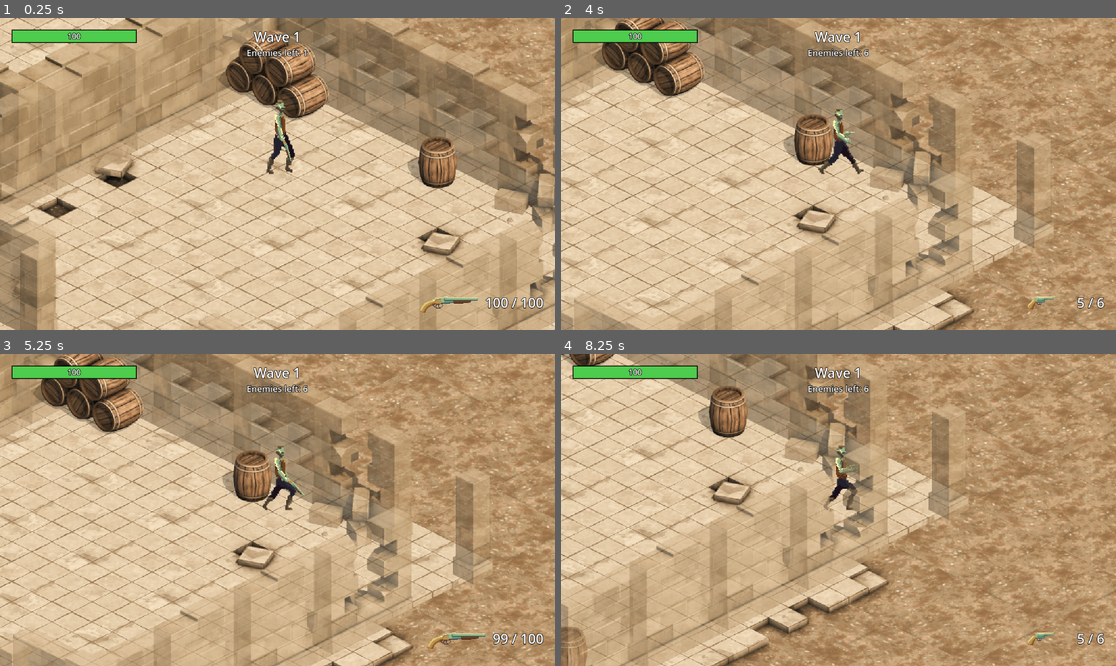
Above: before the commit, frames 1-4 (two rows, left to right).
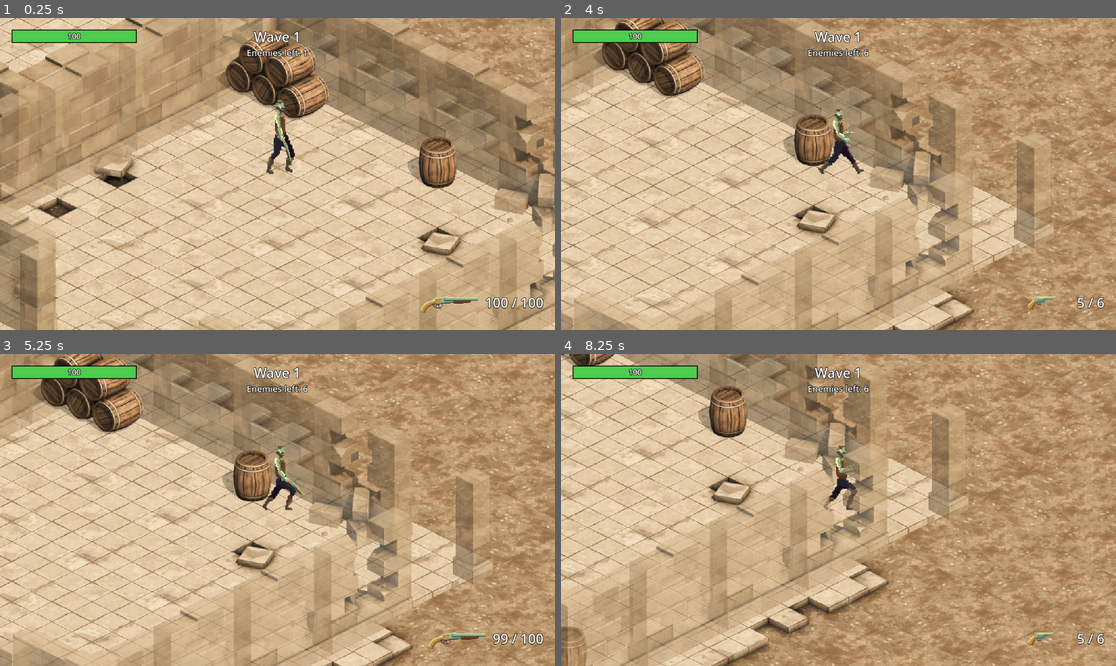
Above: after the commit, the same moments.

Repository: Bienestar-Games/bienestar_games
Game: Godot game, scene res://scenes/main/main.tscn
Two runs of this game, one before a commit and one after it. Both use one fixed random seed, a clock stepped at 60 frames per second and the inputs below.
Inputs (mouse positions are in pixels of both pictures, inside the frame that each line leads up to):
- Up to frame 1 (0.25 s): no input
- Up to frame 2 (4 s): move the mouse to (960, 158) at 0.52 s; hold D (move_right) 0.53-1.28 s; tap F (interact) at 0.6, 1.35, 2.3, 3.05, 3.8 s; move the mouse to (727, 189) at 1.27 s; hold S (move_down) 1.28-2.03 s; move the mouse to (894, 105) at 2.02 s; hold D (move_right) 2.03-2.78 s; click (894, 105) at 2.1 s; move the mouse to (810, 236) at 2.77 s; hold W (move_up) 2.78-3.53 s; tap 1 (weapon_1) at 2.85 s; move the mouse to (1005, 220) at 3.52 s; hold A (move_left) from 3.53 s (still down); tap 2 (weapon_2) at 3.6 s
- Up to frame 3 (5.25 s): move the mouse to (111, 463) at 4.27 s; tap Mouse wheel up (weapon_next) at 4.35 s; tap F (interact) at 4.55, 5.1 s; move the mouse to (305, 510) at 5.02 s; release A (move_left) at 5.03 s; hold S (move_down) from 5.03 s (still down)
- Up to frame 4 (8.25 s): move the mouse to (755, 432) at 5.77 s; release S (move_down) at 5.78 s; hold D (move_right) 5.78-6.53 s; tap F (interact) at 5.85, 6.8, 7.55 s; move the mouse to (960, 494) at 6.52 s; hold W (move_up) 6.53-7.28 s; click (960, 494) at 6.6 s; move the mouse to (727, 525) at 7.27 s; hold D (move_right) 7.28-8.03 s; tap 1 (weapon_1) at 7.35 s; move the mouse to (894, 441) at 8.02 s; hold S (move_down) from 8.03 s (still down); tap 2 (weapon_2) at 8.1 s

The runs differ from the first frame. In frame 1, 0.2% of the frame differs, in the area x 0-100%, y 0-100%; in frame 2, 0.7%, in the area x 0-100%, y 1-100%; in frame 3, 0.7%; in frame 4, 0.4%.

Commit message:
feat: implement irreversible barrier opening and enemy spawn activation for B16

Diff:
--- a/game/interactive_barrier.tscn
+++ b/game/interactive_barrier.tscn
@@ -1,13 +1,15 @@
 [gd_scene format=3 uid="uid://cux3eeswk47kl"]
 
 [ext_resource type="Script" uid="uid://cir8lfuowg" path="res://scenes/world/barrier/interactive_barrier.gd" id="1_hmu41"]
+[ext_resource type="Script" uid="uid://kxbisbb23rua" path="res://scenes/world/enemy_spawn_zone/enemy_spawn_zone.gd" id="2_spawn_zone"]
 
 [sub_resource type="RectangleShape2D" id="RectangleShape2D_hmu41"]
 size = Vector2(28, 20)
 
-[node name="InteractiveBarrier" type="Area2D" unique_id=1850086153 node_paths=PackedStringArray("progress_bar")]
+[node name="InteractiveBarrier" type="Area2D" unique_id=1850086153 node_paths=PackedStringArray("progress_bar", "spawn_zone")]
 script = ExtResource("1_hmu41")
 progress_bar = NodePath("ProgressBar")
+spawn_zone = NodePath("SpawnZone")
 
 [node name="CollisionShape2D" type="CollisionShape2D" parent="." unique_id=1242837280]
 position = Vector2(2, 14)
@@ -16,3 +18,8 @@
 [node name="ProgressBar" type="ProgressBar" parent="." unique_id=996927005]
 offset_right = 4.0
 offset_bottom = 27.0
+
+[node name="SpawnZone" type="Node2D" parent="." unique_id=271003849]
+script = ExtResource("2_spawn_zone")
+size = Vector2(128, 128)
+enabled = false
--- a/game/scenes/main/main.tscn
+++ b/game/scenes/main/main.tscn
@@ -1,15 +1,22 @@
 [gd_scene format=3 uid="uid://bnpugrgd547nj"]
 
-[ext_resource type="Script" path="res://scenes/main/main.gd" id="1_main"]
+[ext_resource type="Script" uid="uid://c1vj5w6o6ufto" path="res://scenes/main/main.gd" id="1_main"]
 [ext_resource type="PackedScene" uid="uid://bfjny0gf5bx4r" path="res://maps/pueblo_viejo.tscn" id="2_map"]
 [ext_resource type="PackedScene" path="res://scenes/ui/hud/hud.tscn" id="3_hud"]
 [ext_resource type="PackedScene" path="res://scenes/ui/decision_panel/decision_panel.tscn" id="4_decision"]
+[ext_resource type="PackedScene" uid="uid://cux3eeswk47kl" path="res://interactive_barrier.tscn" id="5_6q06x"]
 
 [node name="Main" type="Node2D" unique_id=1926789006]
 script = ExtResource("1_main")
 
-[node name="PuebloViejo" parent="." instance=ExtResource("2_map")]
+[node name="PuebloViejo" parent="." unique_id=831324195 instance=ExtResource("2_map")]
+position = Vector2(1195, 43)
 
-[node name="Hud" parent="." instance=ExtResource("3_hud")]
+[node name="Hud" parent="." unique_id=679187626 instance=ExtResource("3_hud")]
 
-[node name="DecisionPanel" parent="." instance=ExtResource("4_decision")]
+[node name="DecisionPanel" parent="." unique_id=493962515 instance=ExtResource("4_decision")]
+
+[node name="InteractiveBarrier" parent="." unique_id=1850086153 instance=ExtResource("5_6q06x")]
+position = Vector2(424, -122)
+
+[connection signal="barrier_opened" from="InteractiveBarrier" to="." method="_on_interactive_barrier_barrier_opened"]
--- a/game/scenes/world/barrier/interactive_barrier.gd
+++ b/game/scenes/world/barrier/interactive_barrier.gd
@@ -8,6 +8,7 @@
 
 @export var interaction_action: StringName = &"interact"
 @export var progress_bar: ProgressBar
+@export var spawn_zone: EnemySpawnZone
 
 var _player_in_range: Player
 var _interaction_elapsed: float = 0.0
@@ -16,6 +17,8 @@
 func _ready() -> void:
 	body_entered.connect(_on_body_entered)
 	body_exited.connect(_on_body_exited)
+	if spawn_zone != null and spawn_zone.spawn_parent == null:
+		spawn_zone.spawn_parent = get_parent()
 	if progress_bar != null:
 		progress_bar.hide()
 
@@ -34,10 +37,20 @@
 	_update_progress_bar(progress)
 
 	if progress >= 1.0:
-		_is_open = true
-		barrier_opened.emit()
-		if progress_bar != null:
-			progress_bar.hide()
+		_open_barrier()
+
+func _open_barrier() -> void:
+	if _is_open:
+		return
+	_is_open = true
+	if spawn_zone != null:
+		spawn_zone.set_enabled(true)
+	else:
+		push_warning("InteractiveBarrier: no spawn zone is assigned.")
+	barrier_opened.emit()
+	Events.barrier_opened.emit()
+	if progress_bar != null:
+		progress_bar.hide()
 
 func _on_body_entered(body: Node2D) -> void:
 	if body is Player:
--- a/game/scenes/world/enemy_spawn_zone/enemy_spawn_zone.gd
+++ b/game/scenes/world/enemy_spawn_zone/enemy_spawn_zone.gd
@@ -17,11 +17,23 @@
 @export var enemy_scale: Vector2 = Vector2.ONE
 ## z_index applied to every spawned enemy, to match the player's.
 @export var enemy_z_index: int = 0
+@export var enabled: bool = true
 
 
 func _ready() -> void:
 	if not Engine.is_editor_hint():
+		set_enabled(enabled)
+
+
+## Enables or disables this zone in the group used by WaveManager.
+func set_enabled(value: bool) -> void:
+	enabled = value
+	if Engine.is_editor_hint():
+		return
+	if enabled and not is_in_group("enemy_spawn_zones"):
 		add_to_group("enemy_spawn_zones")
+	elif not enabled and is_in_group("enemy_spawn_zones"):
+		remove_from_group("enemy_spawn_zones")
 
 
 ## Returns a random global position inside the zone, snapped to the navmesh when possible.
